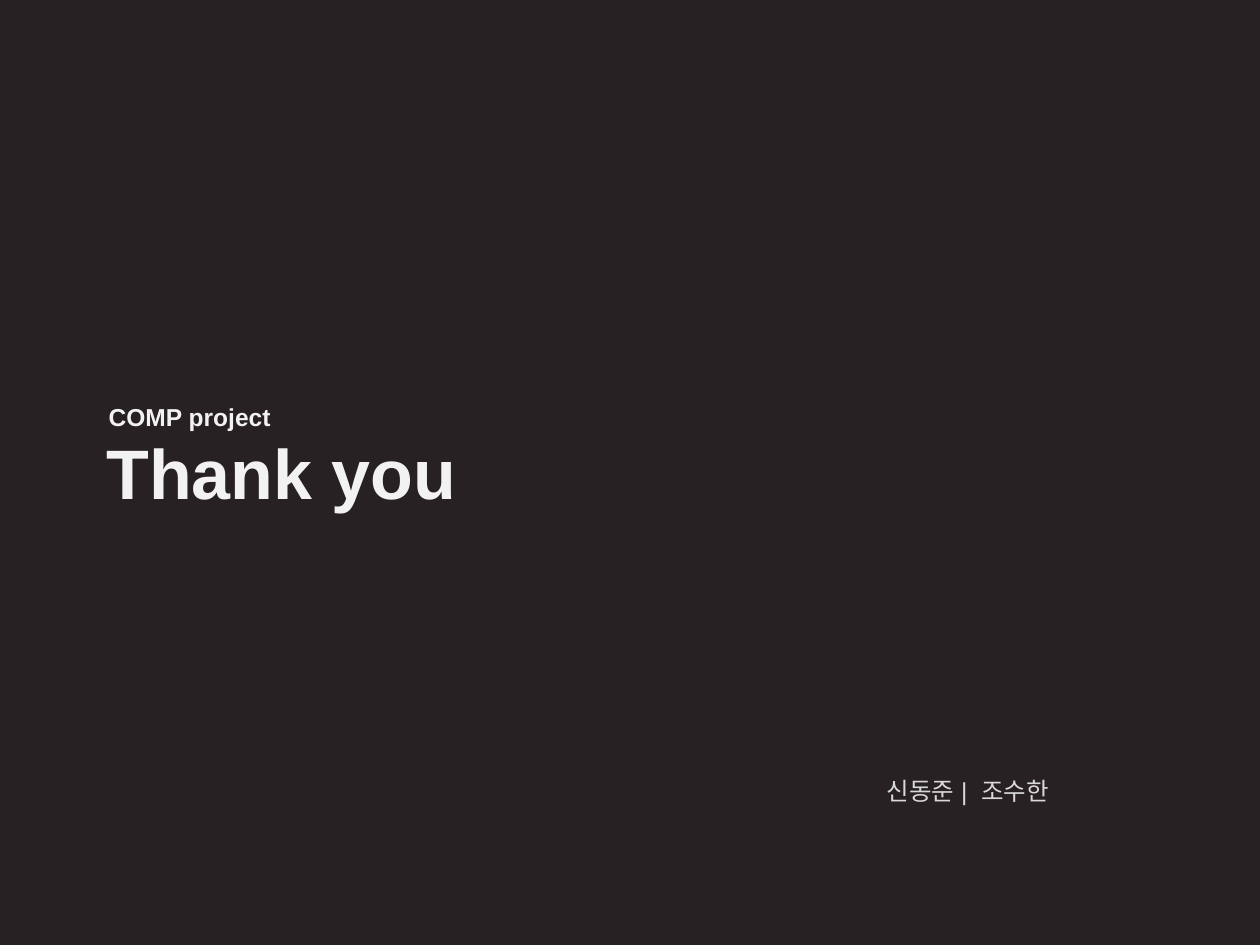
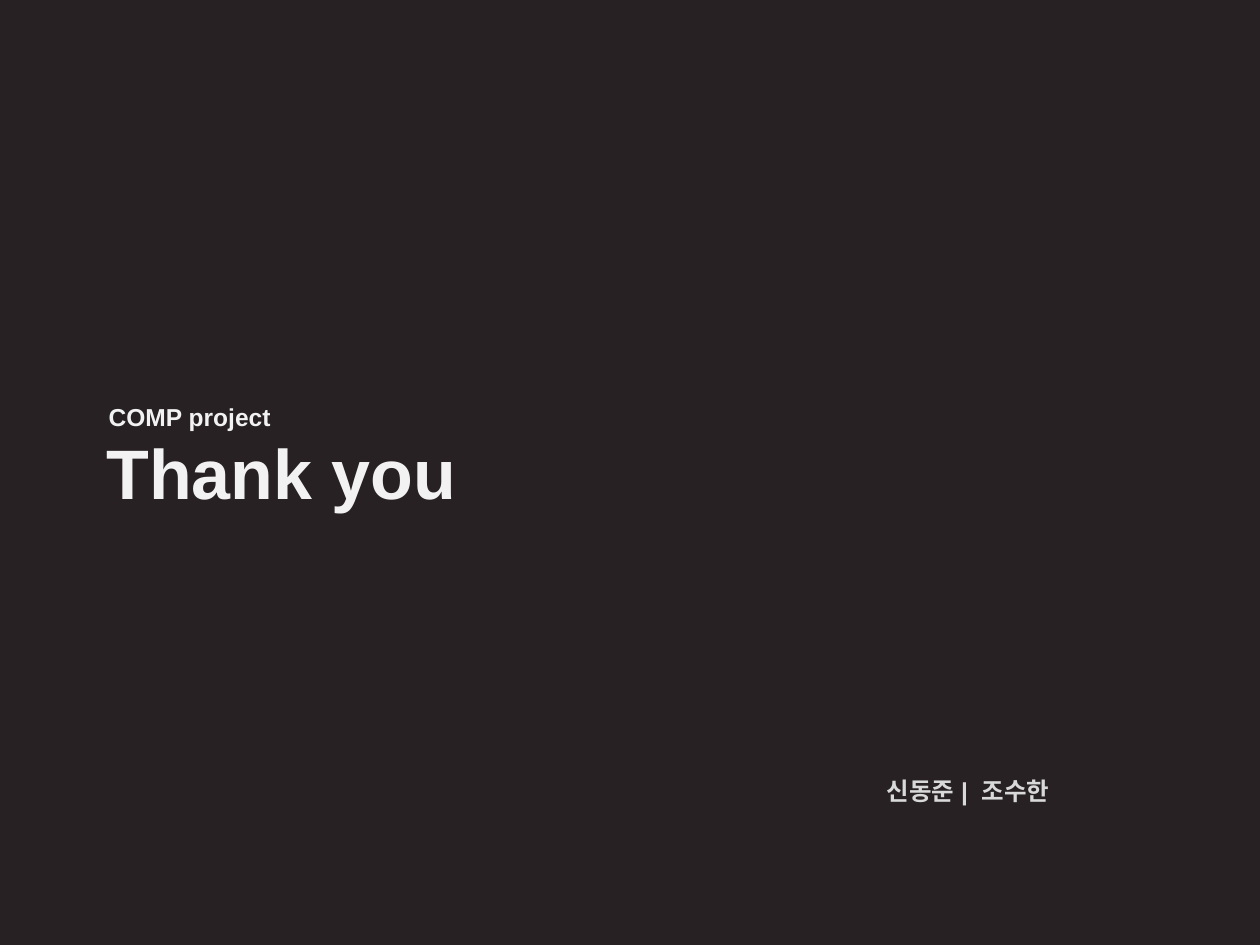
Before and after one commit to Dong-Jun-Shin/COMP_project, a slide deck: slide 41 of Document/DOC_source/ppt/COMP_Project_ppt.pptx (slide 40 before the commit). Drawn at 1260x945 pixels with LibreOffice and Linux fonts; fonts in the diff are those of the drawing. Boxes give left, top, right and bottom in pixels: in the first picture for what was removed or moved away, otherwise in the second. Text is boxed around its words. In the diff, an @@ line names an element or a change of style, - is before the commit and + after.

```diff
--- a/Document/DOC_source/ppt/COMP_Project_ppt.pptx
+++ b/Document/DOC_source/ppt/COMP_Project_ppt.pptx
@@ text "신동준 | 조수한" at (887,779,1050,802): bold on @@
```
Also in this commit, not shown: 8 other slides changed, 1 slide added.
